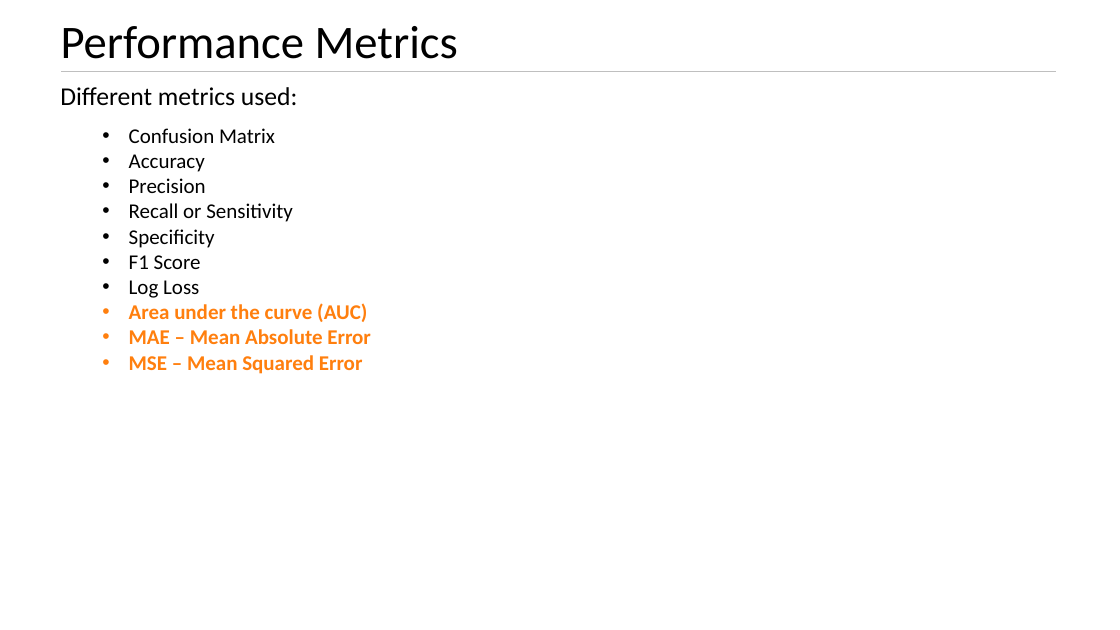
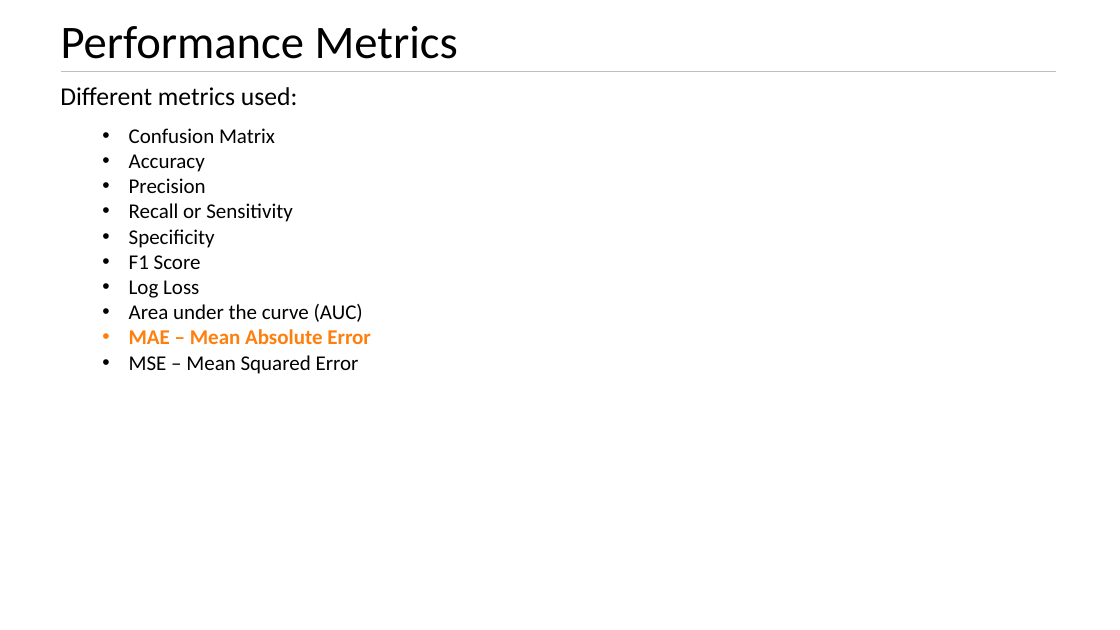
Before and after one commit to kushkul/Intro-to-Analytics, a slide deck: slide 30 of Machine Learning/Lesson 10 Performance Metrics.pptx (slide 25 before the commit). Drawn at 1120x630 pixels with LibreOffice and Linux fonts; fonts in the diff are those of the drawing. Boxes give left, top, right and bottom in pixels: in the first picture for what was removed or moved away, otherwise in the second. Text is boxed around its words. In the diff, an @@ line names an element or a change of style, - is before the commit and + after.

Commit message:
Updates

```diff
--- a/Machine Learning/Lesson 10 Performance Metrics.pptx
+++ b/Machine Learning/Lesson 10 Performance Metrics.pptx
@@ text at [129, 304, 363, 374]: text colour #FF7F0E to #000000, bold off in "Area under the curve (AUC)", "MSE – Mean Squared Error" @@
```
Also in this commit, not shown: 10 slides added.
